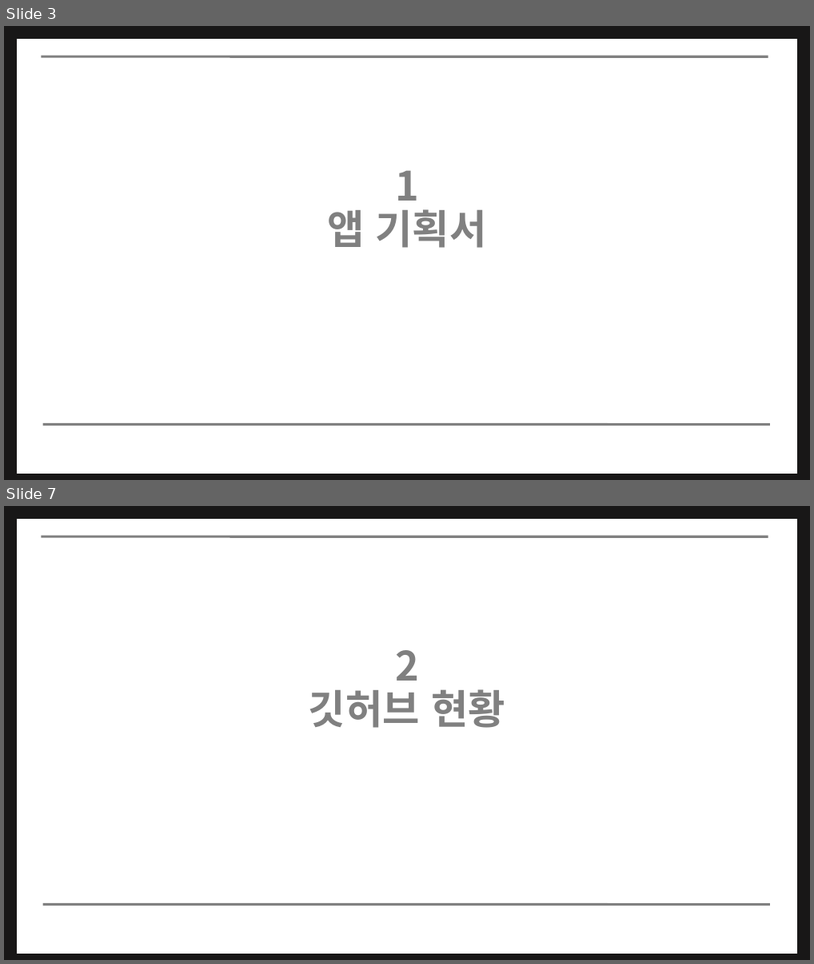
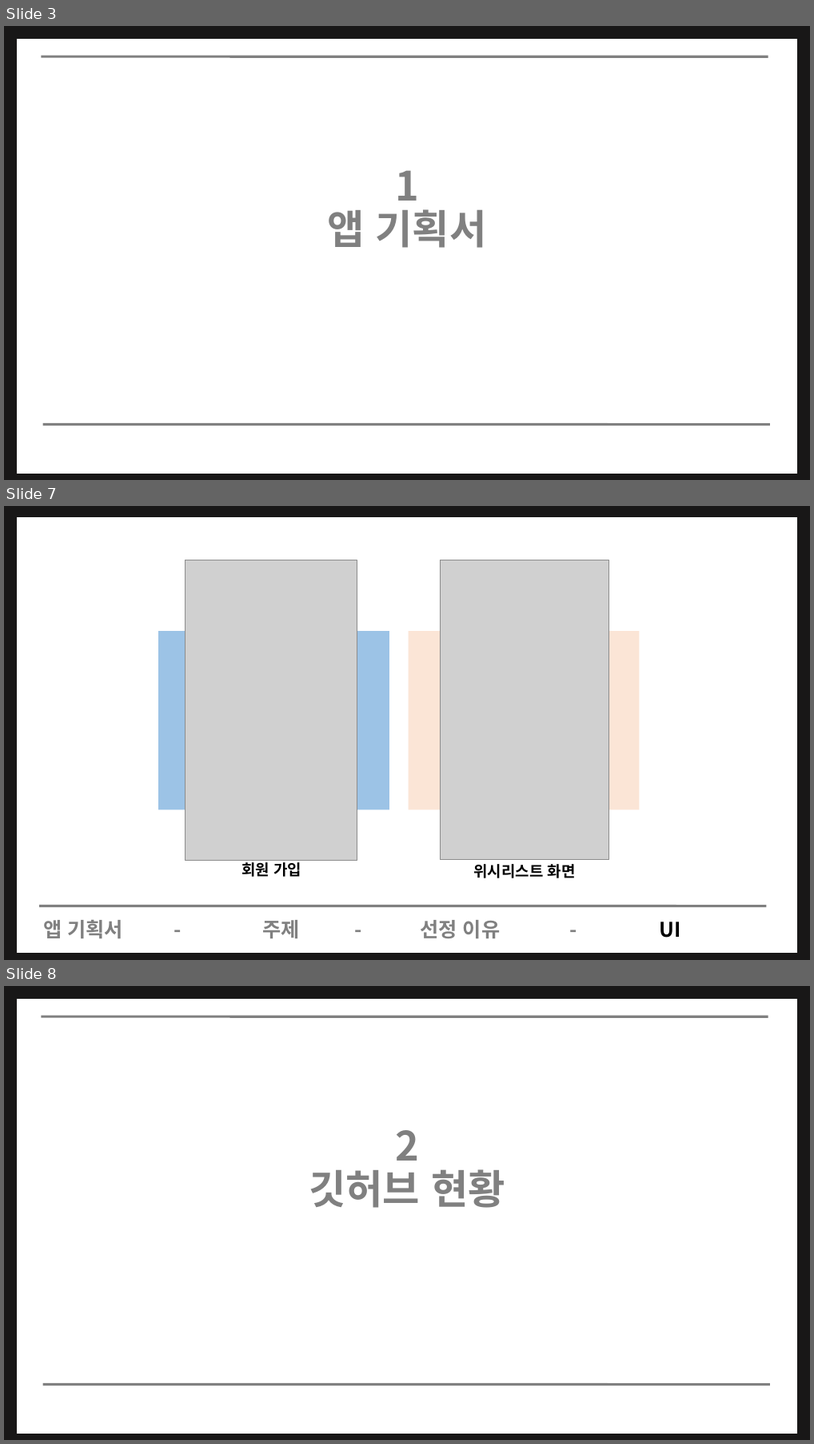
Before and after one commit to 20Sangwoo/-, a slide deck: 202084779 조상우 모바일앱개발.pptx. Shown one above the other, each under a label of ours: slides 3 and 7 before the commit, slides 3, 7 and 8 after it; the slides between them are not shown. The pictures are 814x964 and 814x1444 pixels, drawn with LibreOffice and Linux fonts; fonts in the diff are those of the drawing; grey boxes stand for pictures. Boxes give left, top, right and bottom in pixels: in the first picture for what was removed or moved away, otherwise in the second. Text is boxed around its words. In the diff, an @@ line names an element or a change of style, - is before the commit and + after.

```diff
--- a/202084779 조상우 모바일앱개발.pptx
+++ b/202084779 조상우 모바일앱개발.pptx
@@ slide 7 added at [4,506,810,960], background #FFFFFF @@
@@ rectangle added at [10,511,804,959], outline #181717 15 pt @@
@@ picture added at [185,560,358,860] @@
@@ picture added at [440,560,610,860] @@
@@ rectangle added at [158,632,390,810], fill #9CC3E6 @@
@@ rectangle added at [409,632,640,810], fill #FBE5D6 @@
@@ text added at [242,860,302,876], 18 pt, text #000000, bold @@
+회원 가입
@@ text added at [474,864,576,878], 18 pt, text #000000, bold @@
+위시리스트 화면
@@ line added from (40, 906) to (767, 906), #808080 3 pt @@
@@ title added at [43,920,123,938], 24 pt, text #808080, bold @@
+앱 기획서
@@ title added at [144,916,211,944], 24 pt, text #808080, bold @@
+-
@@ title added at [263,920,300,938], 24 pt, text #808080, bold @@
+주제
@@ title added at [326,916,392,944], 24 pt, text #808080, bold @@
+-
@@ title added at [420,920,500,938], 24 pt, text #808080, bold @@
+선정 이유
@@ title added at [540,916,607,944], 24 pt, text #808080, bold @@
+-
@@ title added at [660,921,682,937], 24 pt, text #000000, bold @@
+UI
@@ what was slide 7 is now slide 8 @@
```
Also in this commit, not shown: 1 slide changed, 1 other slide added.
